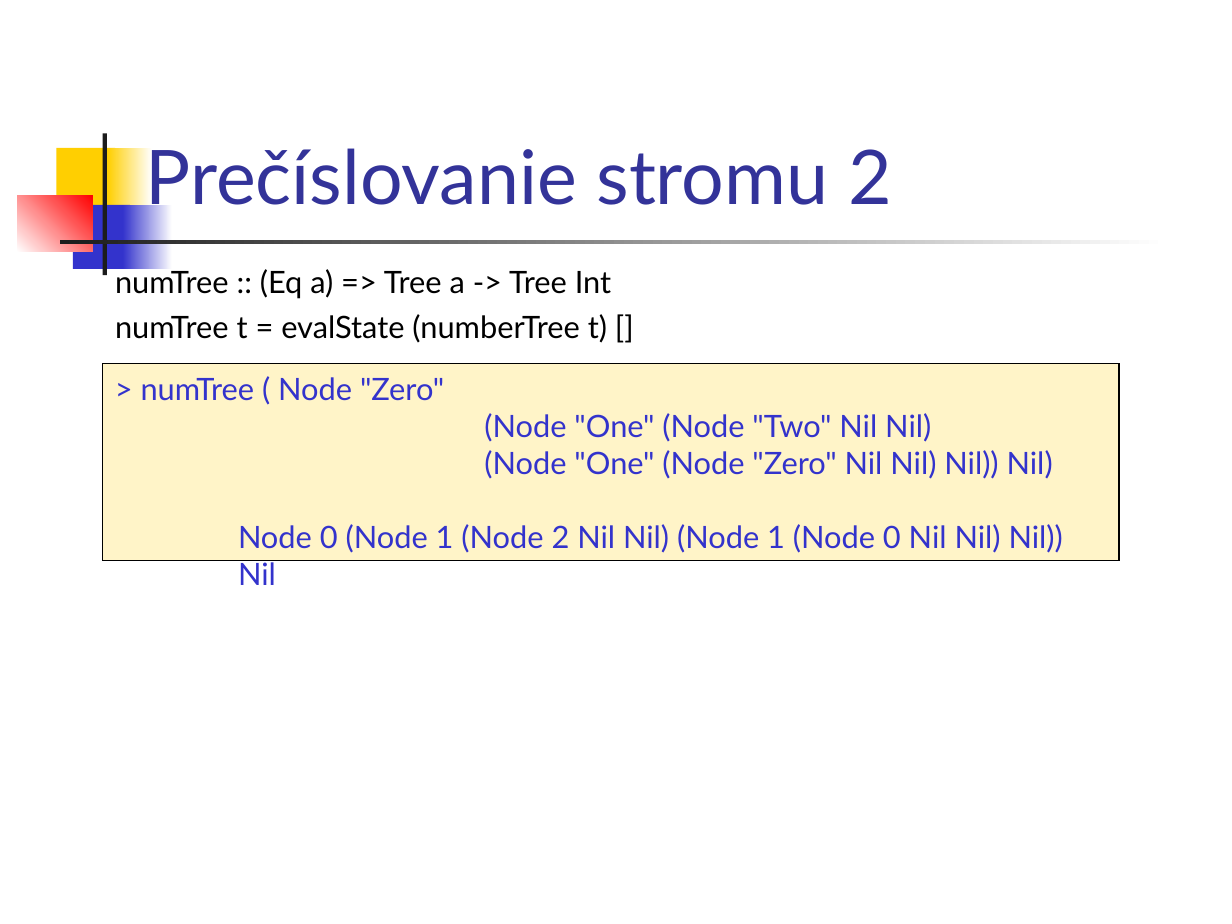
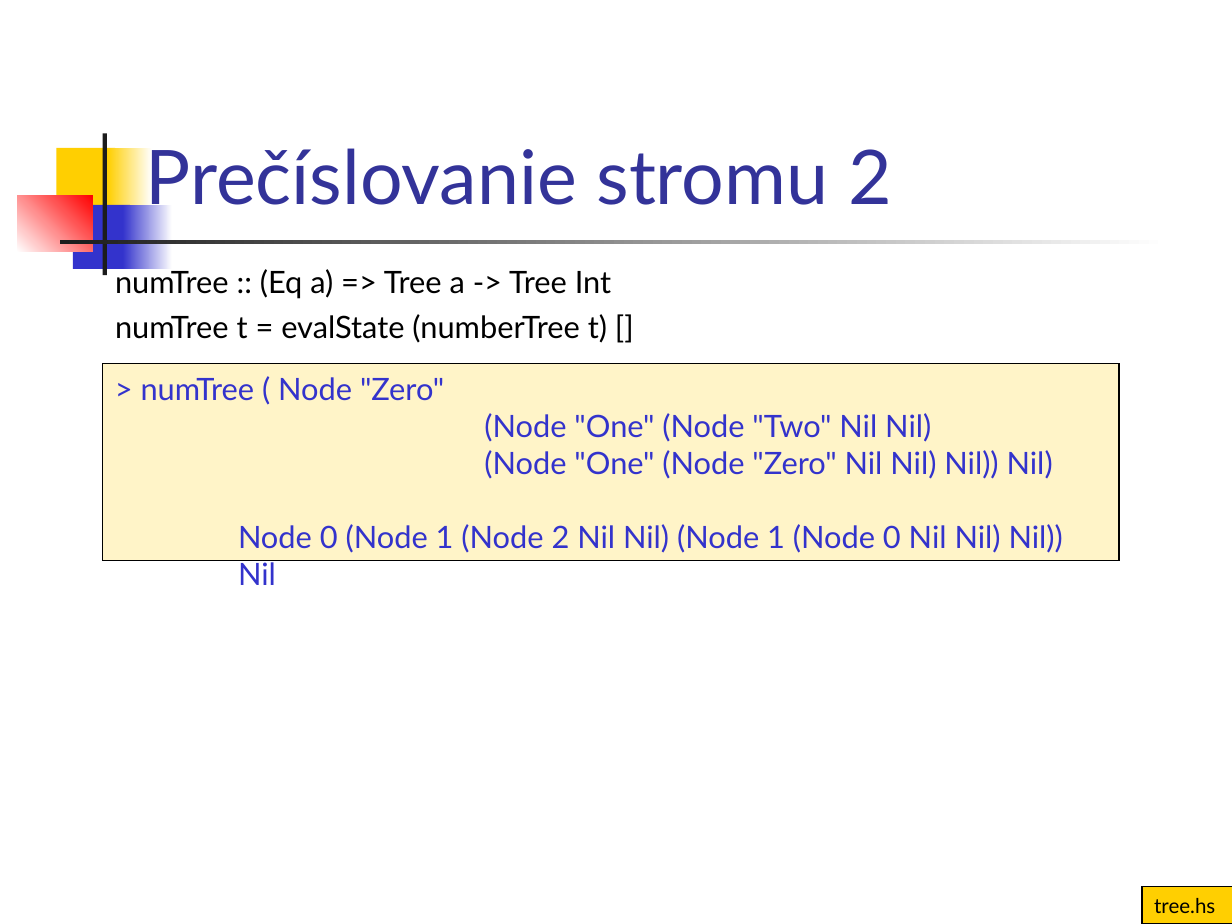
Before and after one commit to Funkcionalne/Prednasky, a slide deck: slide 30 of 13/13_fpro.ppt (slide 28 before the commit). Drawn at 1232x924 pixels with LibreOffice and Linux fonts; fonts in the diff are those of the drawing. Boxes give left, top, right and bottom in pixels: in the first picture for what was removed or moved away, otherwise in the second. Text is boxed around its words. In the diff, an @@ line names an element or a change of style, - is before the commit and + after.

```diff
--- a/13/13_fpro.ppt
+++ b/13/13_fpro.ppt
@@ rectangle added at box(1142, 887, 1232, 924), fill #FFCF01, outline #000000 0.74 pt, 12 pt, text #000000 @@
+tree.hs
```
Also in this commit, not shown: 8 slides added, 22 other files.
